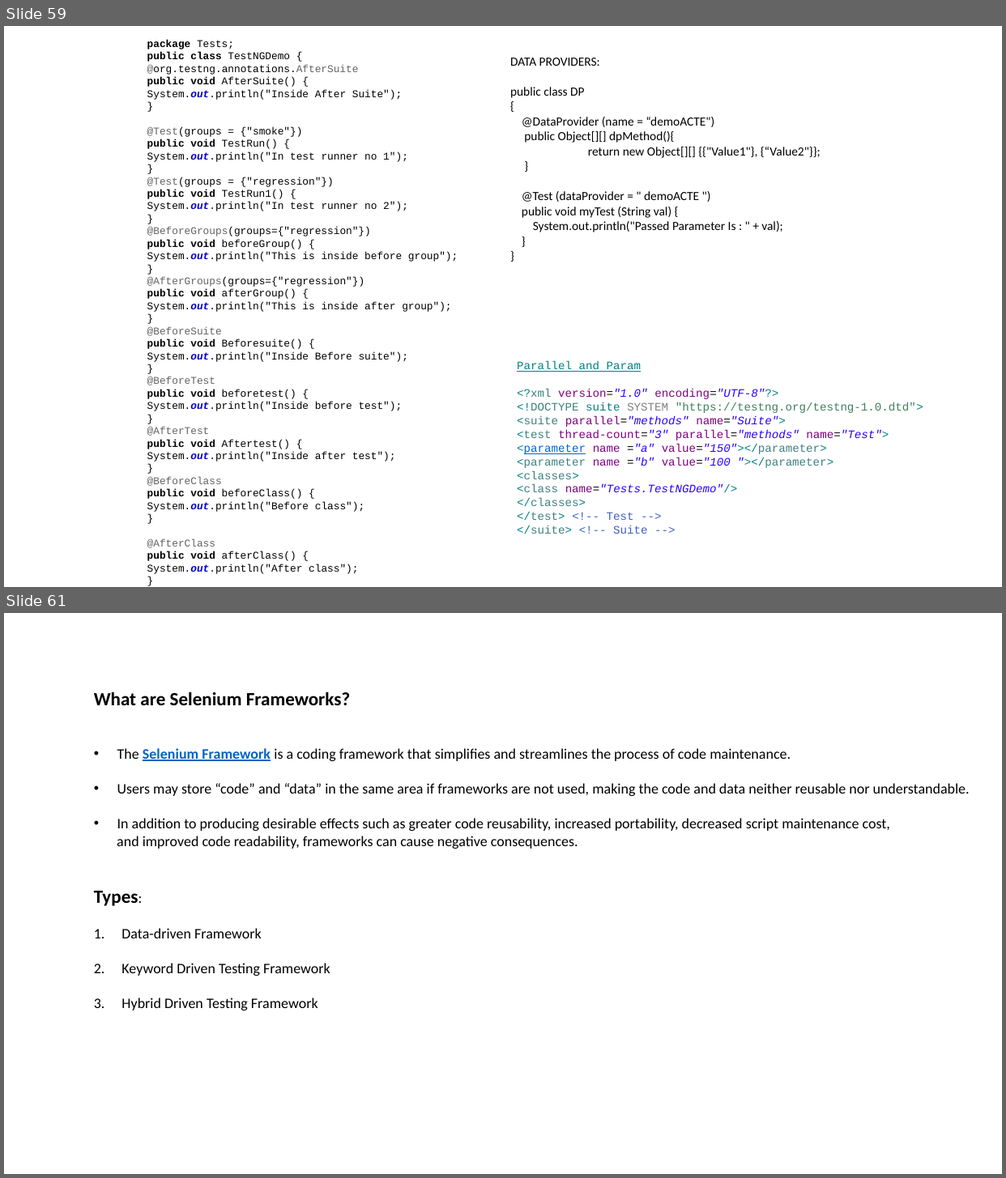
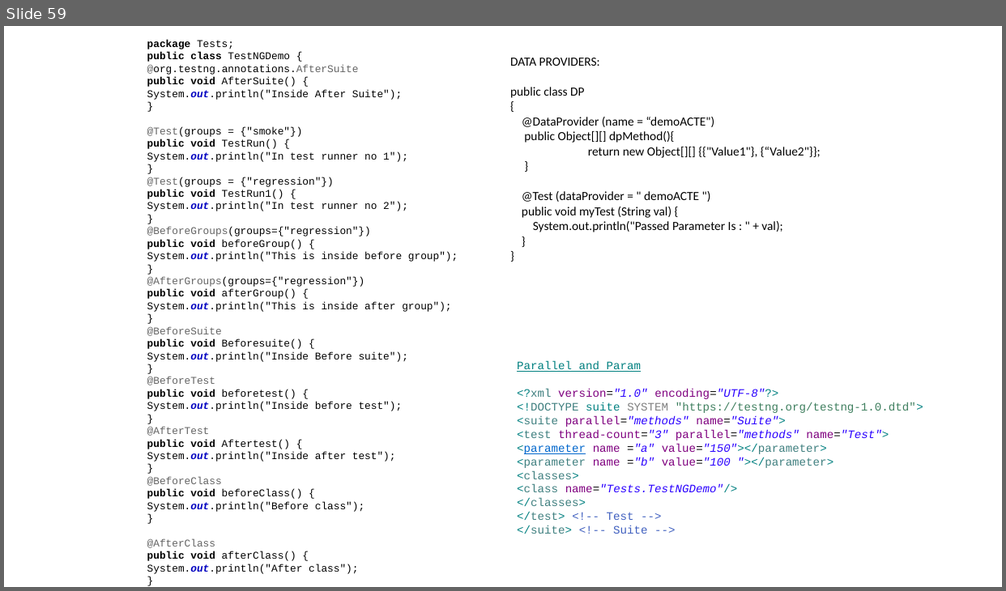
Before and after one commit to SoorajSundar1505/seleniumTraining, a slide deck: Selenium.pptx. Shown one above the other, each under a label of ours: slides 59 and 61 before the commit, slide 59 after it; the slides between them are not shown. The pictures are 1006x1178 and 1006x591 pixels, drawn with LibreOffice and Linux fonts; fonts in the diff are those of the drawing. Boxes give left, top, right and bottom in pixels: in the first picture for what was removed or moved away, otherwise in the second. Text is boxed around its words. In the diff, an @@ line names an element or a change of style, - is before the commit and + after.

```diff
--- a/Selenium.pptx
+++ b/Selenium.pptx
@@ slide 61 removed at <box>4,613,1002,1174</box>, background #FFFFFF @@
@@ text removed at <box>94,692,970,1011</box> @@
-What are Selenium Frameworks?
-• The Selenium Framework is a coding framework that simplifies and streamlines the process of code maintenance.
-• Users may store “code” and “data” in the same area if frameworks are not used, making the code and data neither reusable nor understandable.
-• In addition to producing desirable effects such as greater code reusability, increased portability, decreased script maintenance cost,
-and improved code readability, frameworks can cause negative consequences.
-Types:
-1. Data-driven Framework
-2. Keyword Driven Testing Framework
-3. Hybrid Driven Testing Framework
```
Also in this commit, not shown: 2 slides changed, 1 slide added, 1 other slide removed.
